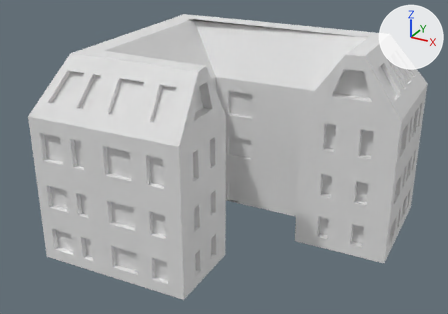
One commit to the FBX model ErstigolfUnity/Assets/Models/wohnheimgebäude.fbx: the scene before it, then after it.
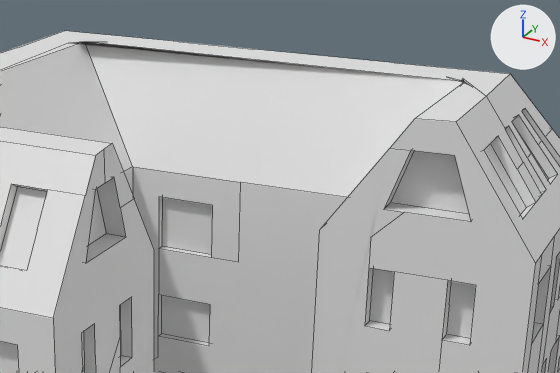
Each version appears first whole from a 50 mm lens placed at (3.46, -6.39, 3.59), pointed at (0.07, -0.22, 0.51), and next in a close-up on the part from 34% to 92% of the width and 0% to 55% of the height. Lighting does not change. The marker at upper right points along +X, +Y and +Z. The close-ups show mesh edges as thin lines. Where no turn or scale is listed for an object, it has been applied to the vertices. Vertices at the same position are counted once.

Script lines for the objects in view, before the commit:
```python
me_cube_002 = bpy.data.meshes.new('Cube.002')
me_cube_002.from_pydata(...)  # 965 vertices, 519 faces; spans x -3.16..0.61, y -2.9..0.5, z -0.57..1.9
# before: 16 (-0.55, -0.5, 1.24), 20 (-1.99, -0.55, 1.24) at pixel (132, 166), 27 (-0.08, -0.18, 1.9) at pixel (464, 81), 28 (-0.59, 0.1, 1.9) at pixel (394, 62), 29 (0.09, 0.14, 1.9) at pixel (510, 73)
# before: 30 (0.12, -0.45, 1.9) at pixel (486, 96), 31 (0.14, -1.06, 1.9) at pixel (456, 121), 32 (-0.06, -1.1, 1.9) at pixel (414, 118), 33 (-2.51, -0.23, 1.9) at pixel (84, 41), 34 (-2.02, 0.05, 1.9) at pixel (173, 41)
# before: 35 (-2.78, -0.59, 1.9) at pixel (17, 47), 36 (-2.81, 0.0, 1.9) at pixel (64, 30), 37 (-2.46, -2.23, 1.9), 38 (-1.9, -2.44, 1.9), 39 (-2.71, -2.49, 1.9)
# before: 40 (-1.15, -2.22, 1.9) at pixel (112, 143), 41 (-1.11, -2.44, 1.9) at pixel (95, 155), 42 (-3.04, -2.9, 1.9), 43 (-1.94, -2.23, 1.9), 51 (-2.71, -2.39, 1.9)
# before: 52 (-1.13, -2.33, 1.9) at pixel (103, 149), 228 (-2.58, -0.32, 1.9) at pixel (68, 43), 278 (-2.48, -1.48, 1.9), 304 (-0.12, -0.1, 1.9) at pixel (462, 78), 325 (-0.21, -0.11, 1.9) at pixel (446, 76)
# before: 326 (-2.39, -0.16, 1.9) at pixel (107, 41), 371 (-0.08, -0.2, 1.9) at pixel (463, 82), 402 (-2.71, -2.31, 1.9), 403 (-1.27, -0.52, 1.24) at pixel (240, 182), 410 (-1.13, 0.08, 1.9) at pixel (307, 54)
# before: 425 (-1.49, 0.07, 1.9) at pixel (252, 49), 465 (-0.01, -0.28, 1.9) at pixel (472, 87), 477 (-0.05, -0.23, 1.9) at pixel (467, 84), 531 (-0.11, -0.17, 1.9) at pixel (459, 81), 561 (-2.71, -2.42, 1.9)
ob_cube = bpy.data.objects.new('Cube', me_cube_002)
ob_cube.location = (1.487, 1.137, 0.0)
```
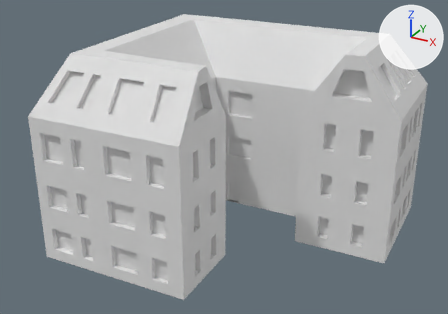
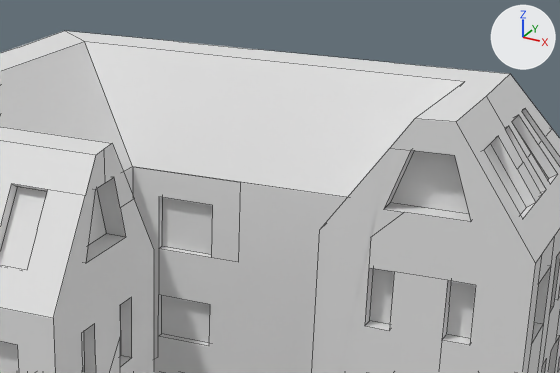
Commit message: fixed wohnheimgebäude mesh

The change, as a list of edits to the scene's bpy script:
```text
Change me_cube_002:
    where me_cube_002.from_pydata(...)  # 965 vertices, 519 faces; spans x -3.16..0.61, y -2.9..0.5, z -0.57..1.9
    used by ob_cube; location = (1.487, 1.137, 0.0)
    verts and faces of me_cube_002; kept vertices keep their numbers, new ones are numbered from 965
    me_cube_002 part 1
    add delete_vertices([42, 43, 228, 304, 325, 326, 371, 465, 477, 531])  # with the faces that use them
    add delete_faces([(16, 27, 33, 20, 403)])
    add faces += [(37, 38, 41, 52, 40), (16, 27, 33, 20), (16, 20, 403), (27, 32, 31, 30, 29, 28, 410, 425, 34, 36, 33), (33, 36, 35, 402, 278), (37, 278, 402, 51, 561, 39, 38)]
```

Pixel boxes [x1, y1, x2, y2] of what changed, in the close-ups (560 x 373 px; the box of a moved part takes in the faces that stretch with it):
part 1 of me_cube_002, moved or reshaped
    both: [0, 31, 509, 197]
